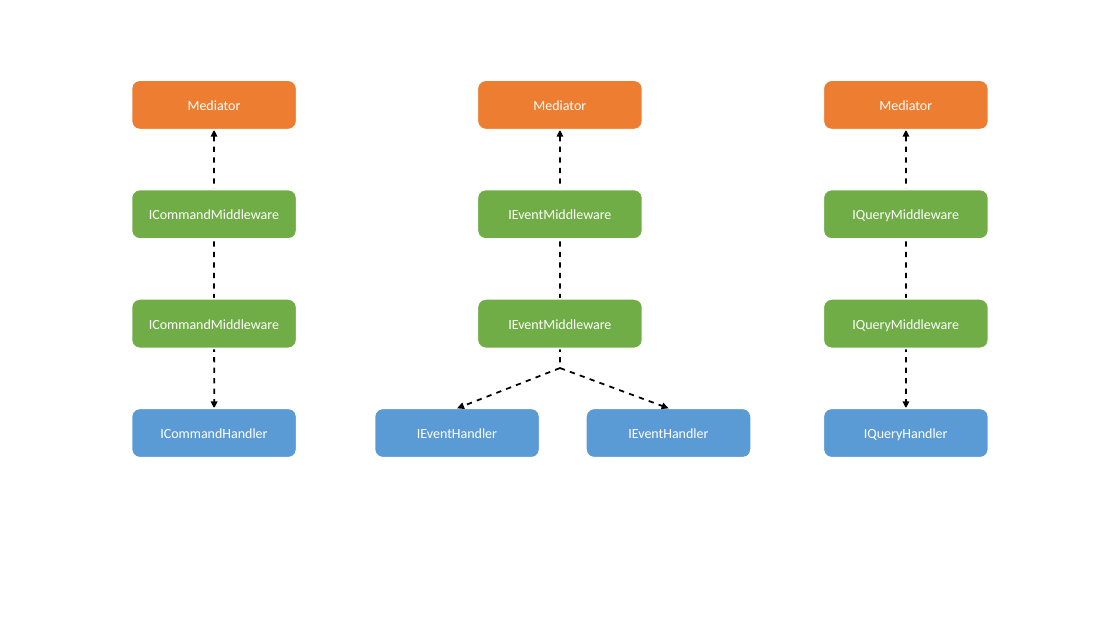
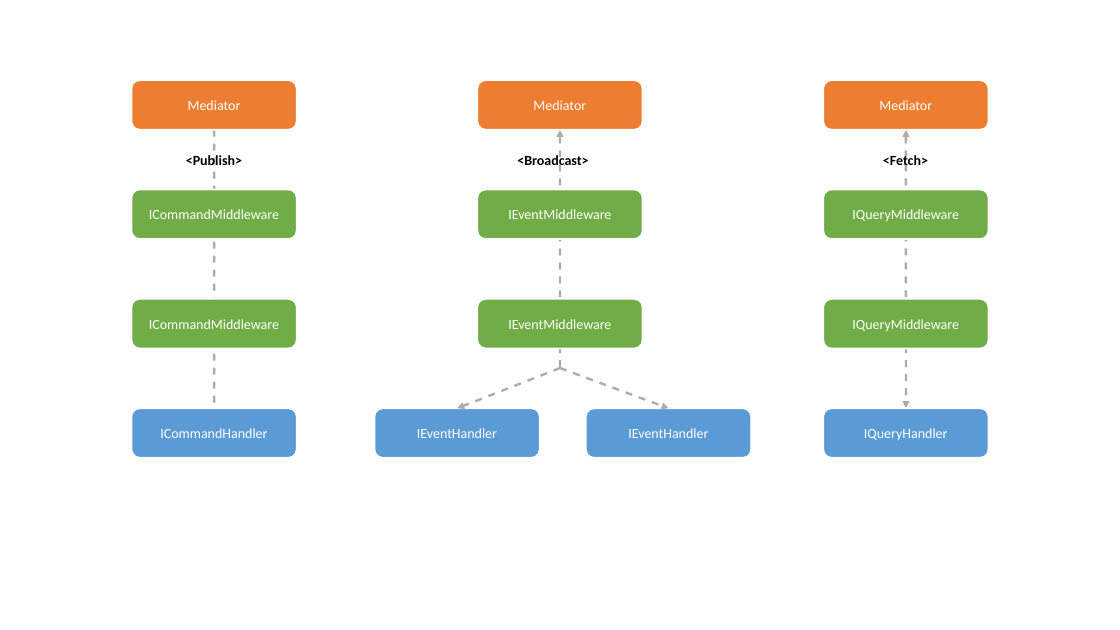
Before and after one commit to simplesoft-pt/Mediator, a slide deck: slide 1 of resources/Lifecycle.odp. Drawn at 1120x630 pixels with LibreOffice and Linux fonts; fonts in the diff are those of the drawing. Boxes give left, top, right and bottom in pixels: in the first picture for what was removed or moved away, otherwise in the second. Text is boxed around its words. In the diff, an @@ line names an element or a change of style, - is before the commit and + after.

Commit message:
Updated diagrams

```diff
--- a/resources/Lifecycle.odp
+++ b/resources/Lifecycle.odp
@@ double arrow (214, 129) - (214, 408): double arrow to line; stroke #000000 1.5 pt to #AFABAB 2.01 pt @@
@@ arrow (560, 129) - (560, 368): stroke #000000 1.5 pt to #AFABAB 2.01 pt @@
@@ double arrow (906, 129) - (907, 408): stroke #000000 1.5 pt to #AFABAB 2.01 pt @@
@@ text added at (186,155,242,165), 12 pt, text #000000, bold @@
+<Publish>
@@ text added at (517,153,588,169), 12 pt, text #000000, bold @@
+<Broadcast>
@@ text added at (883,153,928,169), 12 pt, text #000000, bold @@
+<Fetch>
@@ arrow (560, 368) - (457, 408): stroke #000000 1.5 pt to #AFABAB 2.01 pt @@
@@ arrow (560, 368) - (669, 408): stroke #000000 1.5 pt to #AFABAB 2.01 pt @@
@@ outline redrawn in 10 elements at (131,190,297,239), (131,299,297,349), (131,408,297,458), (823,190,989,239), (823,299,989,349), (823,408,989,458), (477,190,643,239), (477,299,643,349), (586,408,751,458), (375,408,540,458) @@
```
